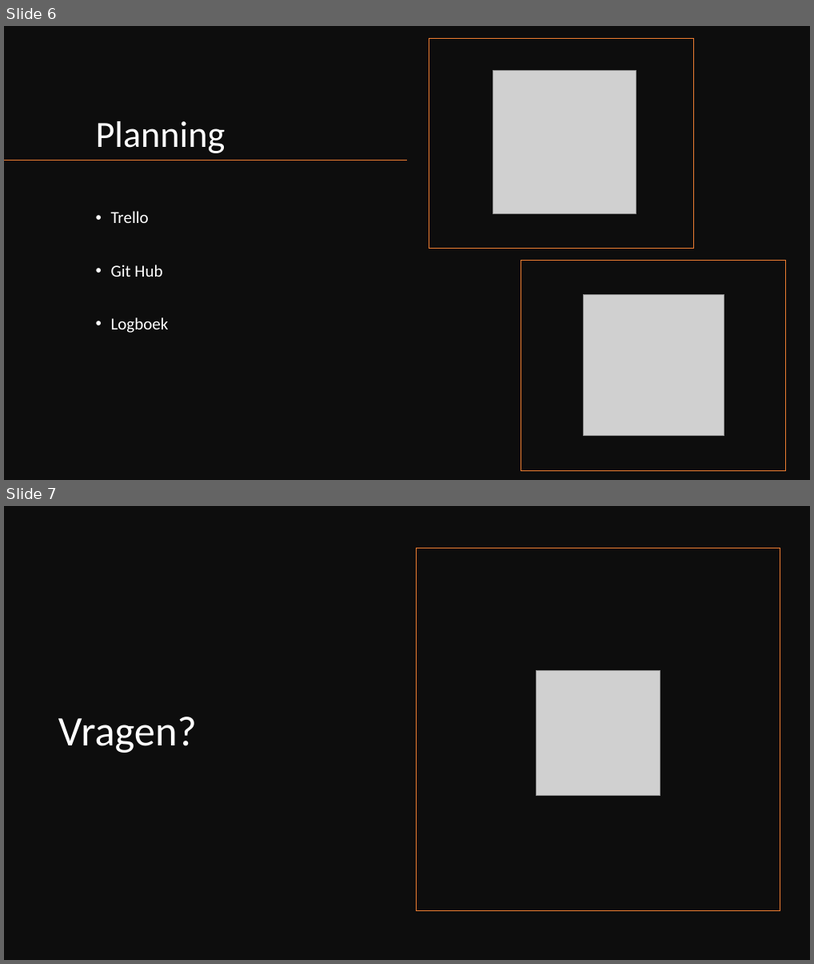
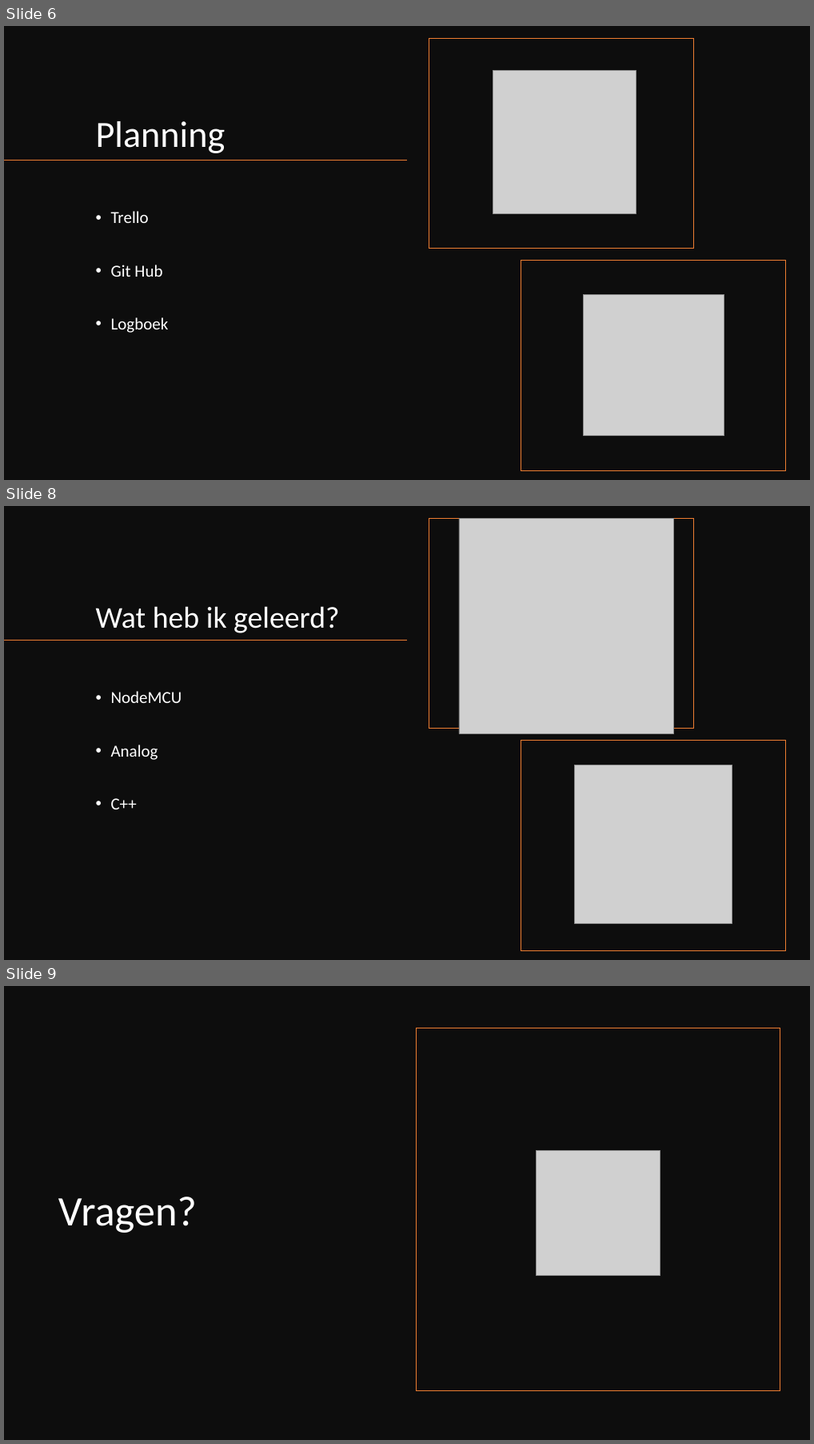
Before and after one commit to JamieVos991/Input-Output, a slide deck: Presentaties/Examen presentatie.pptx. Shown one above the other, each under a label of ours: slides 6 and 7 before the commit, slides 6, 8 and 9 after it; the slides between them are not shown. The pictures are 814x964 and 814x1444 pixels, drawn with LibreOffice and Linux fonts; fonts in the diff are those of the drawing; grey boxes stand for pictures. Boxes give left, top, right and bottom in pixels: in the first picture for what was removed or moved away, otherwise in the second. Text is boxed around its words. In the diff, an @@ line names an element or a change of style, - is before the commit and + after.

```diff
--- a/Presentaties/Examen presentatie.pptx
+++ b/Presentaties/Examen presentatie.pptx
@@ slide 8 added at bbox=[4, 506, 810, 960], background #FFFFFF @@
@@ rectangle added at bbox=[4, 506, 810, 960], fill #0D0D0D @@
@@ rectangle added at bbox=[430, 518, 694, 728], outline #ED7D31 1 pt @@
@@ picture added at bbox=[459, 519, 674, 733] @@
@@ title added at bbox=[96, 606, 339, 633], 36 pt, text #FFFFFF @@
+Wat heb ik geleerd?
@@ line added from (407, 640) to (4, 640), #ED7D31 1 pt @@
@@ text added at bbox=[111, 691, 182, 809], 20 pt, text #FFFFFF @@
+• NodeMCU
+• Analog
+• C++
@@ rectangle added at bbox=[522, 740, 786, 950], outline #ED7D31 1 pt @@
@@ picture added at bbox=[575, 765, 733, 923] @@
@@ what was slide 7 is now slide 9 @@
```
Also in this commit, not shown: 1 other slide added, 8 other files.
